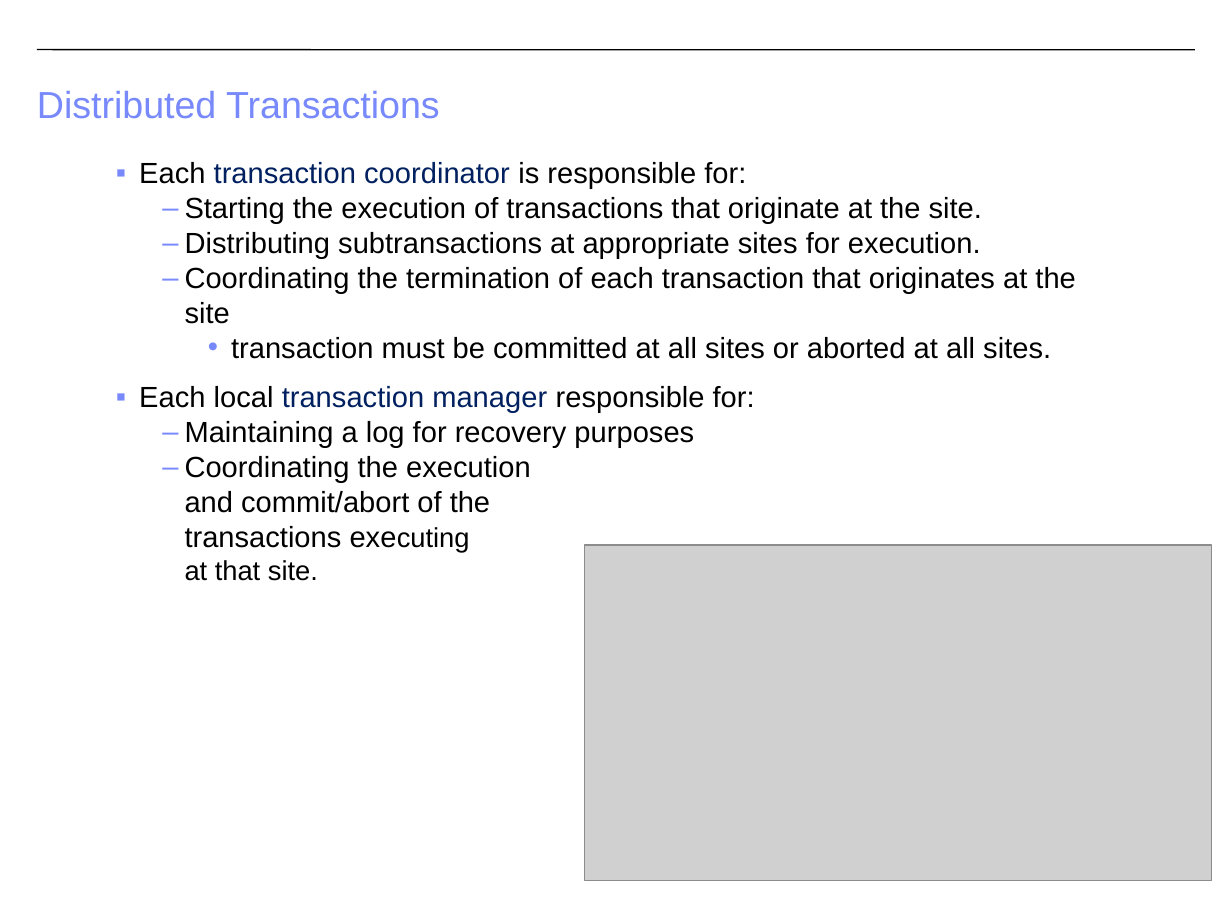
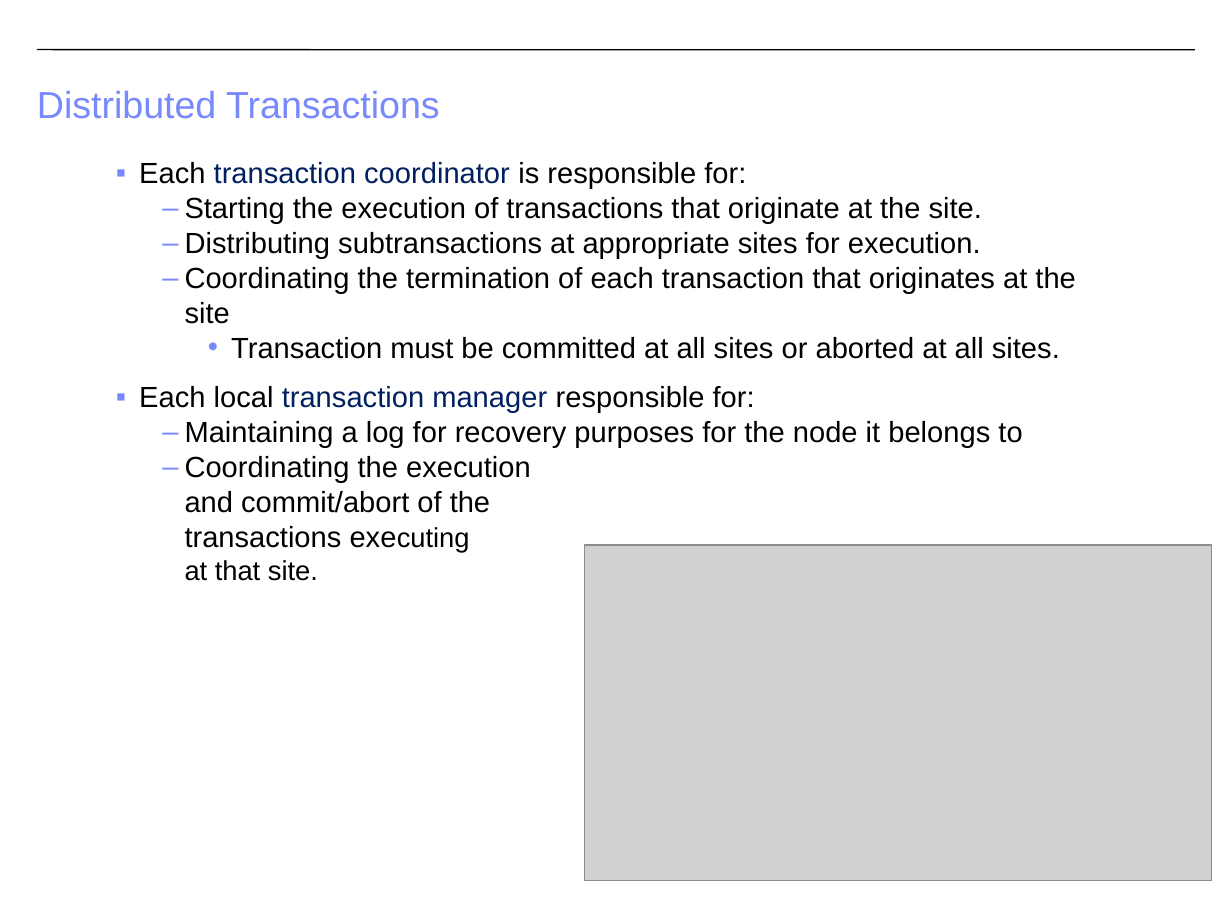
Before and after one commit to CS-W4121/cs-w4121.github.io, a slide deck: slide 37 of slides/Topic 5 - Distributed File Systems and Databases.pptx (slide 31 before the commit). Drawn at 1232x924 pixels with LibreOffice and Linux fonts; fonts in the diff are those of the drawing; grey boxes stand for pictures. Boxes give left, top, right and bottom in pixels: in the first picture for what was removed or moved away, otherwise in the second. Text is boxed around its words. In the diff, an @@ line names an element or a change of style, - is before the commit and + after.

```diff
--- a/slides/Topic 5 - Distributed File Systems and Databases.pptx
+++ b/slides/Topic 5 - Distributed File Systems and Databases.pptx
@@ text at (x1=231, y1=337, x2=1060, y2=359): text changed @@
-    • transaction must be committed at all sites or aborted at all sites.
+    • Transaction must be committed at all sites or aborted at all sites.
@@ text at (x1=185, y1=421, x2=1022, y2=447): text changed @@
-  – Maintaining a log for recovery purposes
+  – Maintaining a log for recovery purposes for the node it belongs to
```
Also in this commit, not shown: 11 other slides changed, 6 slides added, 3 other files.
